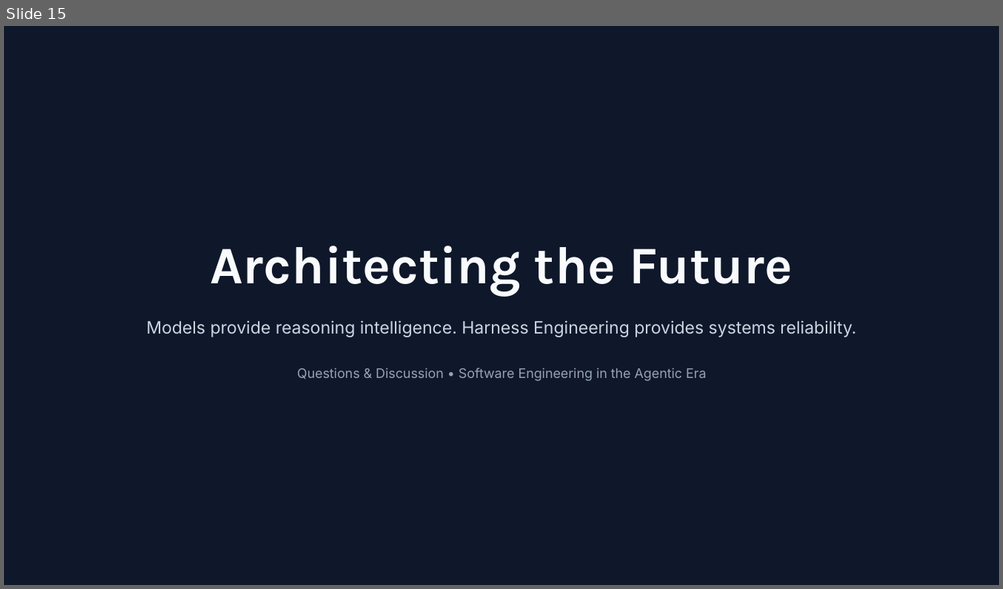
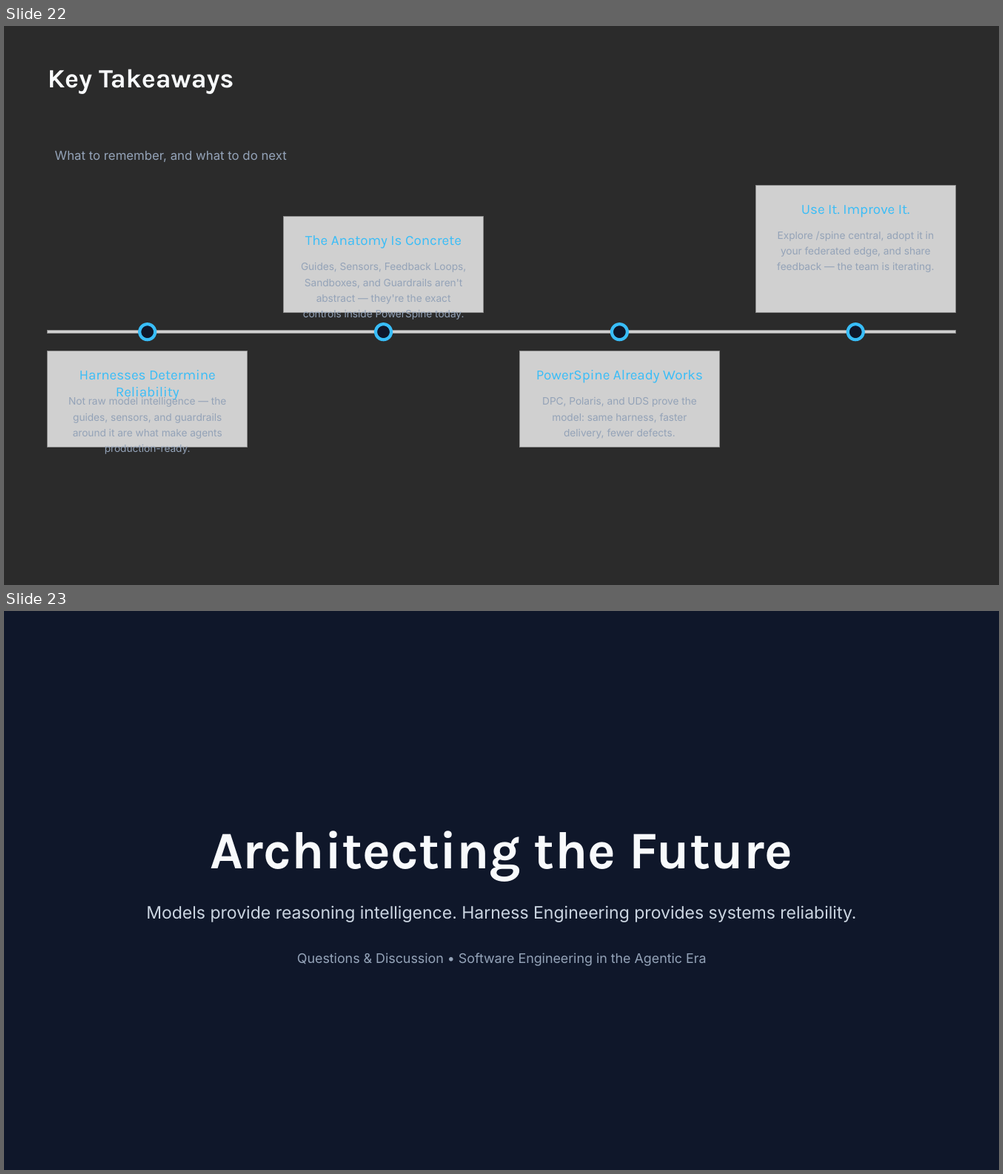
Before and after one commit to balakrishnaakuleti/harness_engineering, a slide deck: Harness Engineering in the Agentic Era (1).pptx. Shown one above the other, each under a label of ours: slide 15 before the commit, slides 22 and 23 after it. The pictures are 1003x589 and 1003x1174 pixels, drawn with LibreOffice and Linux fonts; fonts in the diff are those of the drawing; grey boxes stand for pictures; background and template pictures are left out; a plain dark background stands for a picture behind light text. Boxes give left, top, right and bottom in pixels: in the first picture for what was removed or moved away, otherwise in the second. Text is boxed around its words. In the diff, an @@ line names an element or a change of style, - is before the commit and + after.

```diff
--- a/Harness Engineering in the Agentic Era (1).pptx
+++ b/Harness Engineering in the Agentic Era (1).pptx
@@ slide 22 added at (x1=4, y1=26, x2=999, y2=585), background picture (left out) @@
@@ text added at (x1=48, y1=69, x2=233, y2=94), 25.5 pt, text #F8FAFC, bold @@
+Key Takeaways
@@ text added at (x1=55, y1=151, x2=287, y2=162), 12 pt, text #94A3B8 @@
+What to remember, and what to do next
@@ picture added at (x1=755, y1=186, x2=956, y2=312) @@
@@ picture added at (x1=284, y1=217, x2=484, y2=312) @@
@@ text added at (x1=801, y1=205, x2=910, y2=218), 13.5 pt, text #38BDF8 @@
+Use It. Improve It.
@@ text added at (x1=305, y1=235, x2=461, y2=249), 13.5 pt, text #38BDF8 @@
+The Anatomy Is Concrete
@@ text added at (x1=777, y1=232, x2=933, y2=257), 9.8 pt, text #94A3B8 @@
+Explore /spine central, adopt it in your federated edge, and share feedback — the team is iterating.
@@ text added at (x1=301, y1=263, x2=466, y2=321), 9.8 pt, text #94A3B8 @@
+Guides, Sensors, Feedback Loops, Sandboxes, and Guardrails aren't abstract — they're the exact controls inside PowerSpine today.
@@ picture added at (x1=47, y1=330, x2=956, y2=333) @@
@@ rounded rectangle added at (x1=140, y1=324, x2=156, y2=340), fill #0F172A, outline #38BDF8 3 pt @@
@@ rounded rectangle added at (x1=375, y1=324, x2=391, y2=340), fill #0F172A, outline #38BDF8 3 pt @@
@@ rounded rectangle added at (x1=612, y1=324, x2=627, y2=340), fill #0F172A, outline #38BDF8 3 pt @@
@@ rounded rectangle added at (x1=848, y1=324, x2=864, y2=340), fill #0F172A, outline #38BDF8 3 pt @@
@@ picture added at (x1=47, y1=352, x2=247, y2=447) @@
@@ picture added at (x1=520, y1=352, x2=720, y2=447) @@
@@ text added at (x1=79, y1=370, x2=216, y2=401), 13.5 pt, text #38BDF8 @@
+Harnesses Determine Reliability
@@ text added at (x1=536, y1=370, x2=703, y2=383), 13.5 pt, text #38BDF8 @@
+PowerSpine Already Works
@@ text added at (x1=68, y1=397, x2=227, y2=455), 9.8 pt, text #94A3B8 @@
+Not raw model intelligence — the guides, sensors, and guardrails around it are what make agents production-ready.
@@ text added at (x1=542, y1=397, x2=697, y2=439), 9.8 pt, text #94A3B8 @@
+DPC, Polaris, and UDS prove the model: same harness, faster delivery, fewer defects.
@@ what was slide 15 is now slide 23 @@
```
Also in this commit, not shown: 1 slide changed, 10 other slides added.
